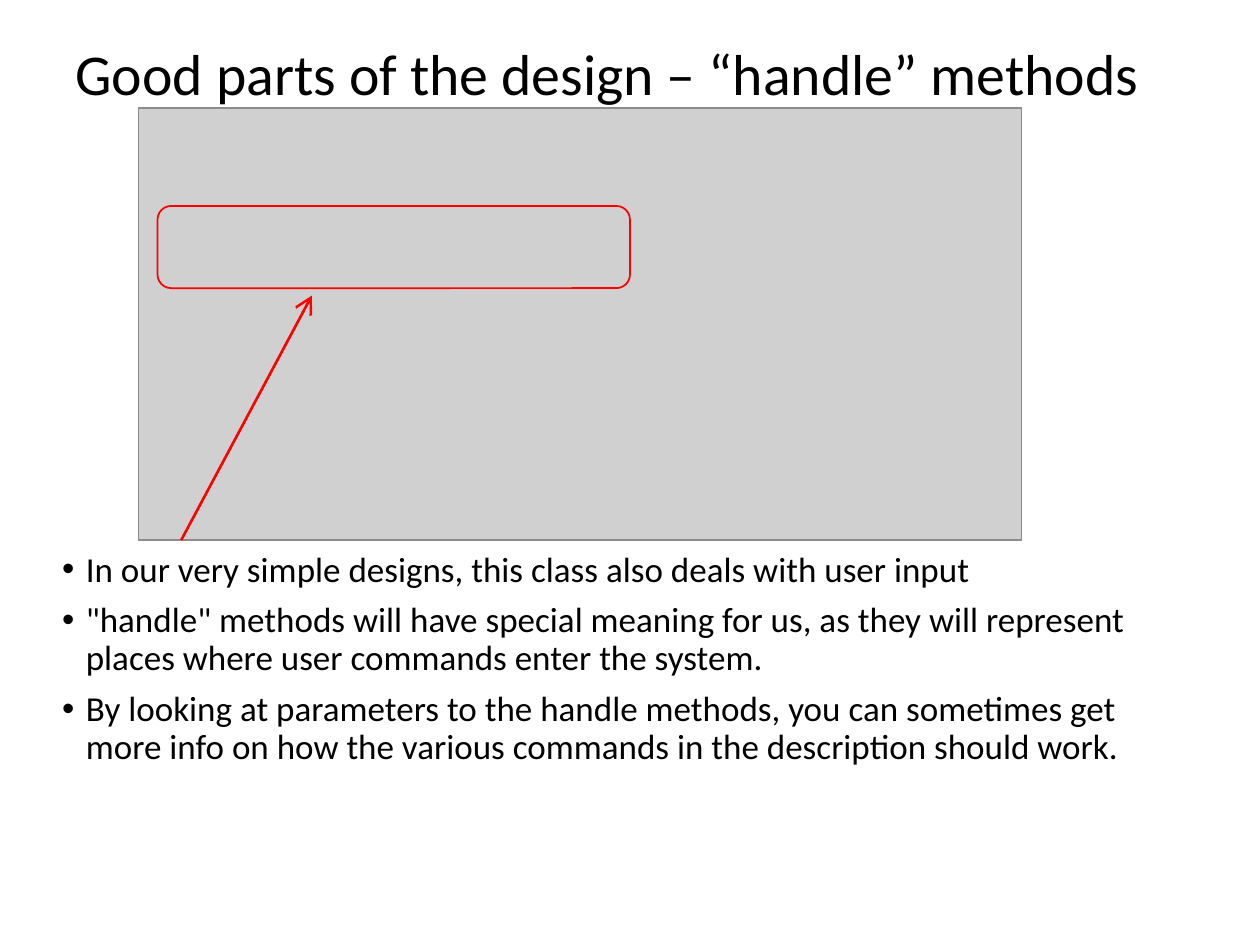
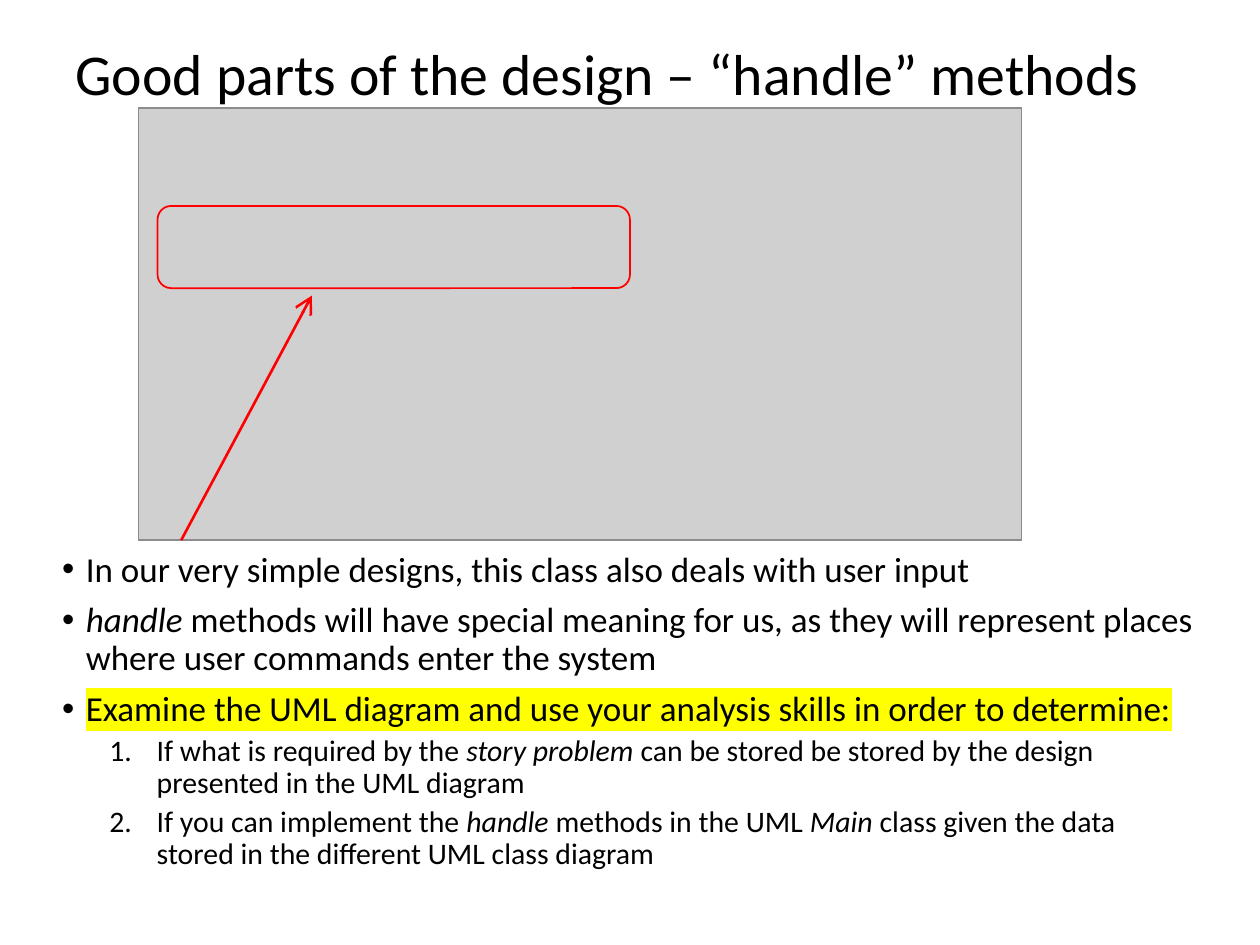
Before and after one commit to RHIT-CSSE/csse220, a slide deck: slide 29 of ClassMaterials/SETechniques/Slides/SoftwareEngineeringTechniques.pptx (slide 24 before the commit). Drawn at 1260x945 pixels with LibreOffice and Linux fonts; fonts in the diff are those of the drawing; grey boxes stand for pictures. Boxes give left, top, right and bottom in pixels: in the first picture for what was removed or moved away, otherwise in the second. Text is boxed around its words. In the diff, an @@ line names an element or a change of style, - is before the commit and + after.

```diff
--- a/ClassMaterials/SETechniques/Slides/SoftwareEngineeringTechniques.pptx
+++ b/ClassMaterials/SETechniques/Slides/SoftwareEngineeringTechniques.pptx
@@ text at bbox=[86, 607, 1192, 869]: text changed; size 20 to 17 pt @@
-• "handle" methods will have special meaning for us, as they will represent places where user commands enter the system.
-• By looking at parameters to the handle methods, you can sometimes get more info on how the various commands in the description should work.
+• handle methods will have special meaning for us, as they will represent places where user commands enter the system
+• Examine the UML diagram and use your analysis skills in order to determine:
+  1. If what is required by the story problem can be stored be stored by the design presented in the UML diagram
+  2. If you can implement the handle methods in the UML Main class given the data stored in the different UML class diagram
```
Also in this commit, not shown: 12 other slides changed, 7 slides added.
